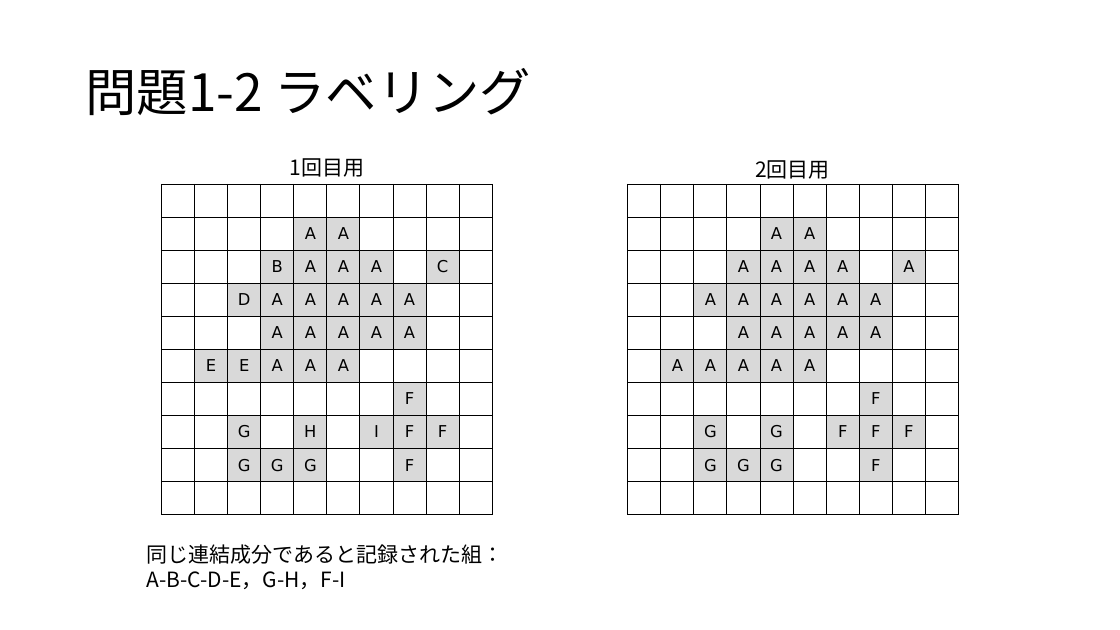
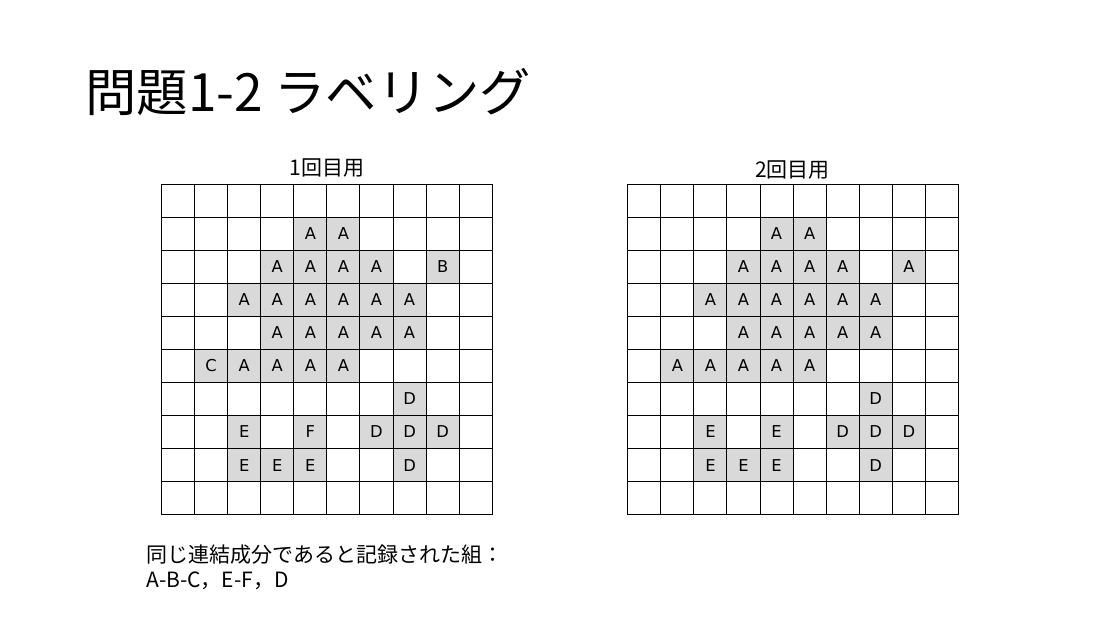
Before and after one commit to yanagi-jabee-28/TeX-Folder, a slide deck: slide 3 of Image_Processing_Engineering/work2/レポート課題2_問題1作業用.pptx. Drawn at 1120x630 pixels with LibreOffice and Linux fonts; fonts in the diff are those of the drawing. Boxes give left, top, right and bottom in pixels: in the first picture for what was removed or moved away, otherwise in the second. Text is boxed around its words. In the diff, an @@ line names an element or a change of style, - is before the commit and + after.

```diff
--- a/Image_Processing_Engineering/work2/レポート課題2_問題1作業用.pptx
+++ b/Image_Processing_Engineering/work2/レポート課題2_問題1作業用.pptx
@@ table at (x1=161, y1=184, x2=489, y2=515) @@
-row 3, column 4: B
+row 3, column 4: A
-row 3, column 9: C
+row 3, column 9: B
-row 4, column 3: D
+row 4, column 3: A
-row 6, column 2: E
+row 6, column 2: C
-row 6, column 3: E
+row 6, column 3: A
-row 7, column 8: F
+row 7, column 8: D
-row 8:  |  | G |  | H |  | I | F | F | 
+row 8:  |  | E |  | F |  | D | D | D | 
-row 9:  |  | G | G | G |  |  | F |  | 
+row 9:  |  | E | E | E |  |  | D |  | 
@@ table at (x1=628, y1=184, x2=955, y2=515) @@
-row 7, column 8: F
+row 7, column 8: D
-row 8:  |  | G |  | G |  | F | F | F | 
+row 8:  |  | E |  | E |  | D | D | D | 
-row 9:  |  | G | G | G |  |  | F |  | 
+row 9:  |  | E | E | E |  |  | D |  | 
@@ text at (x1=146, y1=571, x2=288, y2=589): text changed @@
-A-B-C-D-E，G-H，F-I
+A-B-C，E-F，D
```
Also in this commit, not shown: 1 other file.
